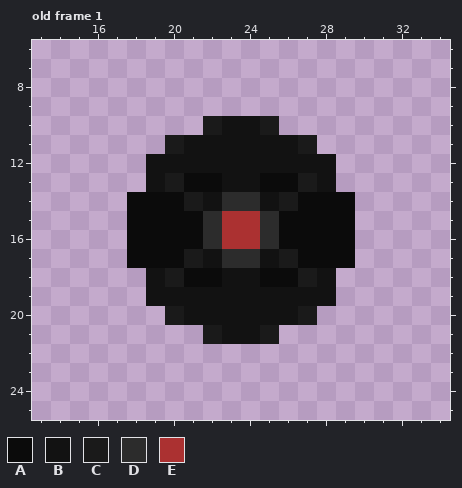
Edited in one commit: pixel-art file (Assets/Asset Packs/The Dark Series Bundle/10 Dark Series Char pack 4 v1.1/Ball Tank/Ball Tank.aseprite). That is the earlier state.
48x32 pixels, 40 frames. Colours within 5 levels of each other are drawn and written as one. Shown: old frame 1: x 13..34, y 6..25. The commit also changed other frames, which this record leaves out.
Palette (. is transparent): A #0b0b0b  B #121212  C #1a1a1a  D #2c2c2c  E #ab3131
After:
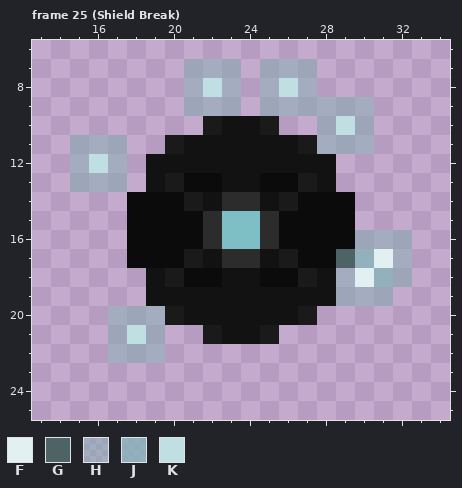
Colours new in this view: F #e2f0f2  G #4e6366  H #84adb381  J #83b2b8c1  K #bfdfe3
A new or re-ordered frame is compared with the old frame closest to it.
Changes in this commit:
frames re-ordered
colour E: #ab3131 -> #7ebfc6
Frame 25 (Shield Break) against old frame 1, layer "Glow":
y 7: x 21..23 ... -> HHH; x 25..27 ... -> HHH
y 8: x 21..23 ... -> HKH; x 25..27 ... -> HKH
y 9: x 21..23 ... -> HHH; x 25..30 ...... -> HHHHHH
y 10: x 28..30 ... -> HKH
y 11: x 15..17 ... -> HHH; x 28..30 ... -> HHH
y 12: x 15..17 ... -> HKH
y 13: x 15..17 ... -> HHH
y 16: x 30..32 ... -> HHH
y 17: x 29..32 A... -> GJFH
y 18: x 29..32 .... -> HFJH
y 19: x 29..31 ... -> HHH
y 20: x 17..19 ... -> HHH
y 21: x 17..19 ... -> HKH
y 22: x 17..19 ... -> HHH
Pixel boxes of the changes (left, top, right, bottom) in both pictures:
added: (70, 59, 374, 192)
changed: (108, 211, 260, 363)
changed: (336, 230, 412, 306)
